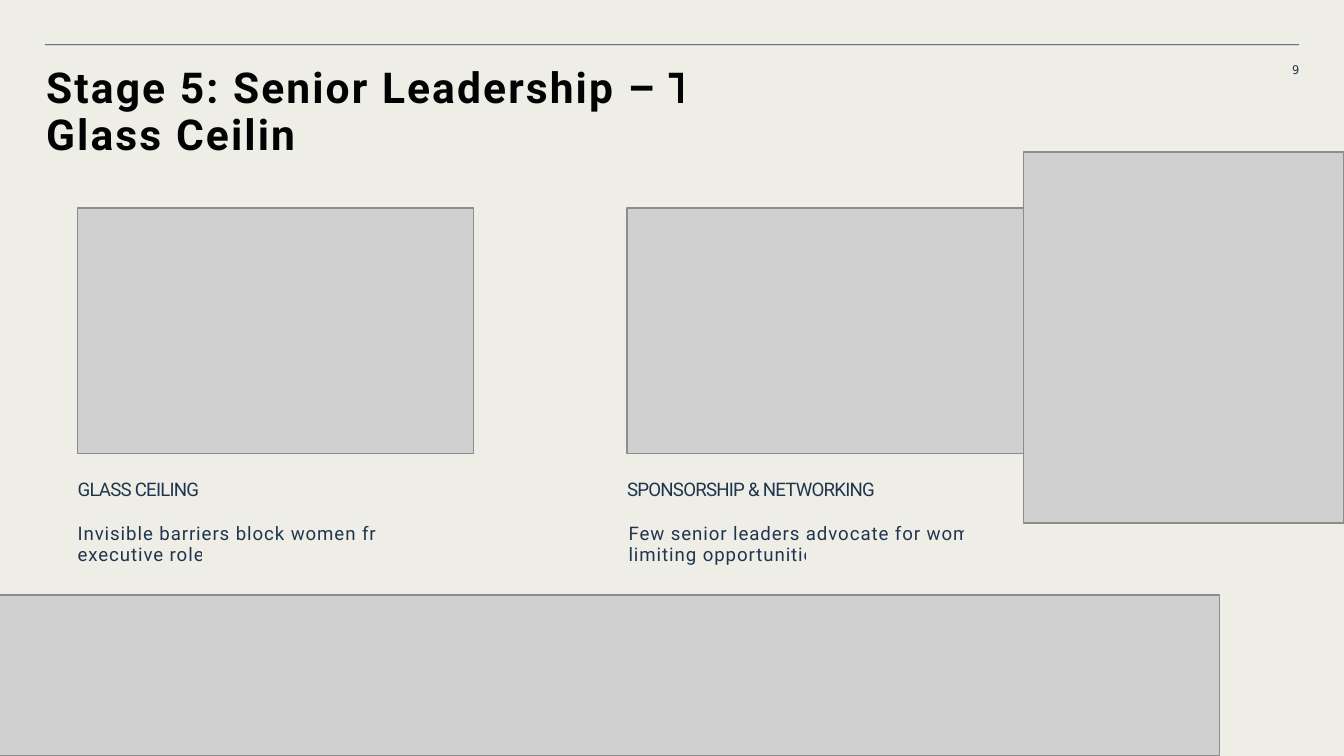
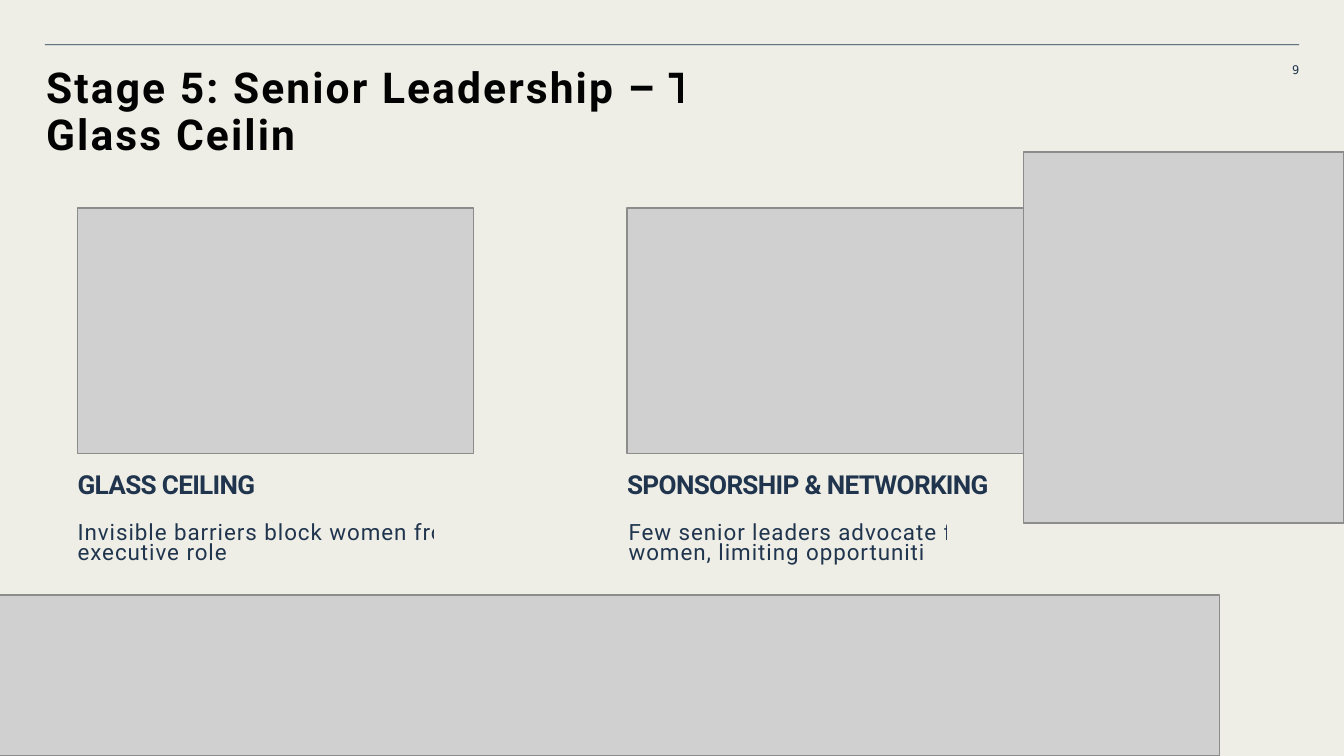
Before and after one commit to Rashiiik/SPL-01, a slide deck: slide 9 of Presentation.pptx. Drawn at 1344x756 pixels with LibreOffice and Linux fonts; fonts in the diff are those of the drawing; grey boxes stand for pictures. Boxes give left, top, right and bottom in pixels: in the first picture for what was removed or moved away, otherwise in the second. Text is boxed around its words. In the diff, an @@ line names an element or a change of style, - is before the commit and + after.

```diff
--- a/Presentation.pptx
+++ b/Presentation.pptx
@@ text "GLASS CEILING" at [78, 475, 255, 495]: size 10 to 14 pt, bold on @@
@@ text "SPONSORSHIP & NETWORKING" at [627, 475, 989, 495]: size 10 to 14 pt, bold on @@
@@ text "Invisible barriers block women from ..." at [78, 523, 464, 561]: size 10 to 12 pt @@
@@ text "Few senior leaders advocate for ..." at [629, 523, 974, 565]: size 10 to 12 pt @@
```
Also in this commit, not shown: 3 other slides changed.
